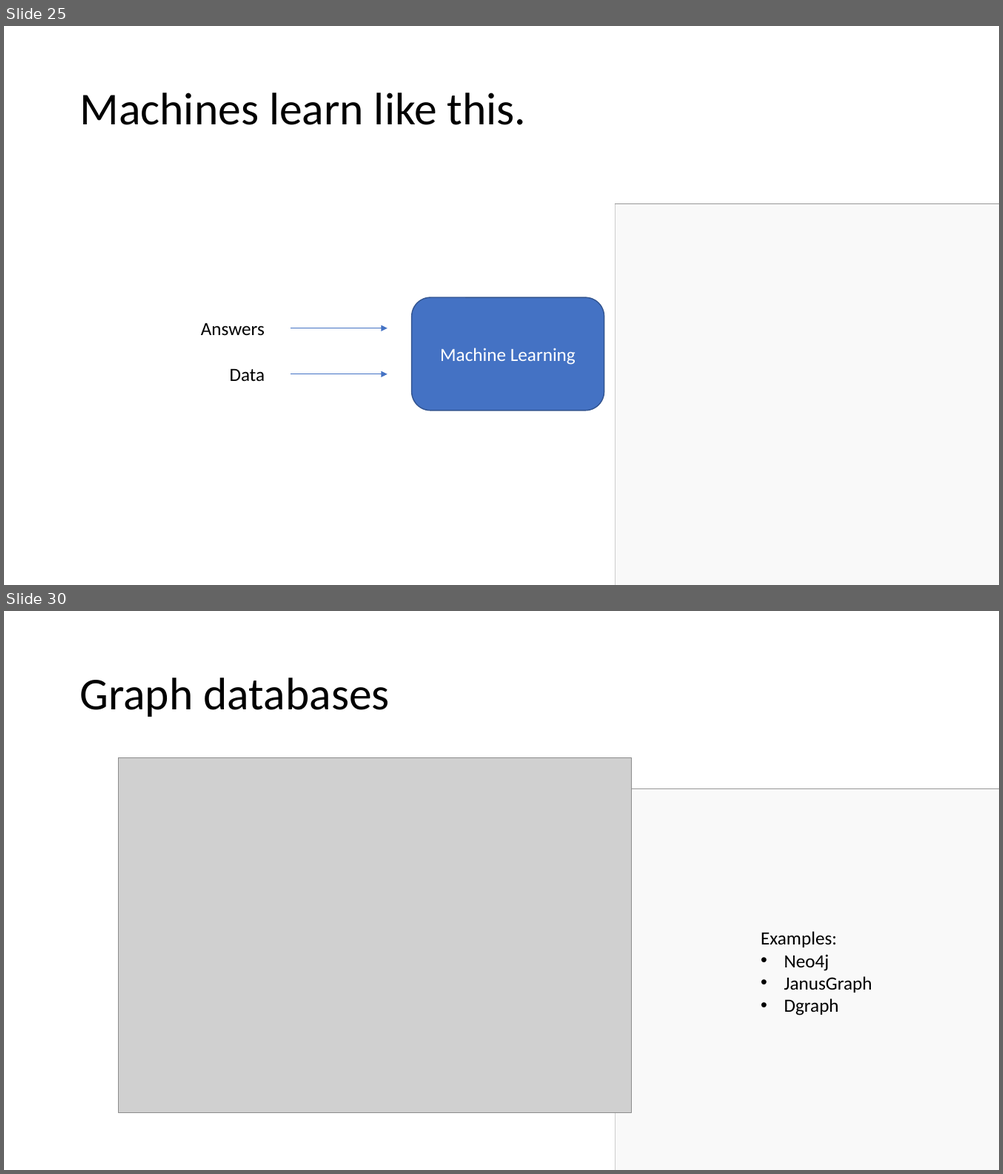
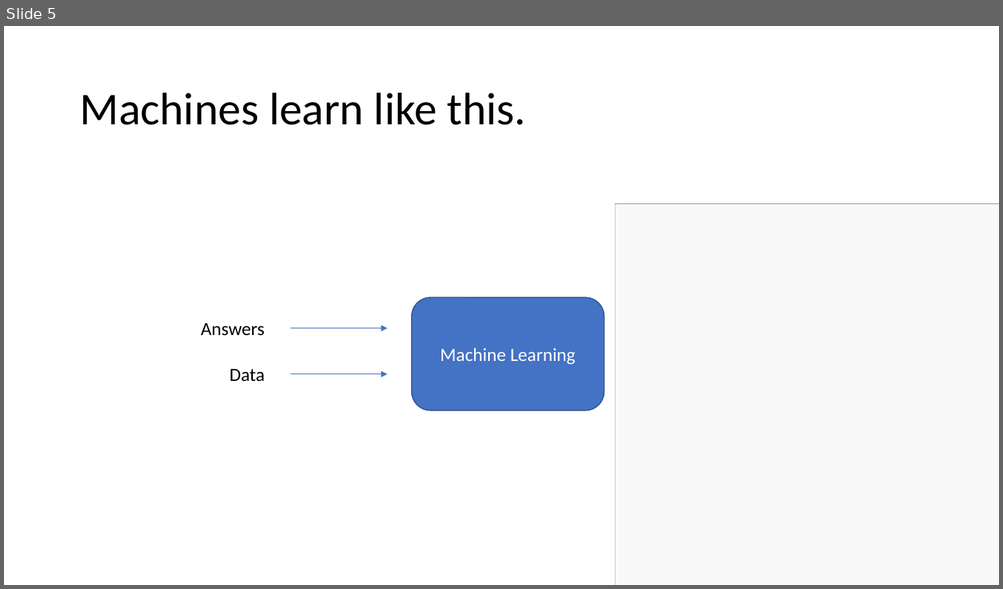
Before and after one commit to mikkelvalentinsorensen/MikValSor.GraphDBIntroTalk, a slide deck: Presentation.pptx. Shown one above the other, each under a label of ours: slides 25 and 30 before the commit, slide 5 after it; the slides between them are not shown. The pictures are 1003x1174 and 1003x589 pixels, drawn with LibreOffice and Linux fonts; fonts in the diff are those of the drawing; grey boxes stand for pictures. Boxes give left, top, right and bottom in pixels: in the first picture for what was removed or moved away, otherwise in the second. Text is boxed around its words. In the diff, an @@ line names an element or a change of style, - is before the commit and + after.

```diff
--- a/Presentation.pptx
+++ b/Presentation.pptx
@@ slide 30 removed at bbox=[4, 611, 999, 1170], background #FFFFFF @@
@@ title removed at bbox=[79, 678, 390, 717] @@
-Graph databases
@@ picture removed at bbox=[118, 758, 631, 1113] @@
@@ picture removed at bbox=[615, 789, 999, 1170] @@
@@ rectangle removed at bbox=[615, 789, 999, 1170] @@
@@ text removed at bbox=[760, 931, 872, 1016] @@
-Examples:
-• Neo4j
-• JanusGraph
-• Dgraph
@@ what was slide 25 is now slide 5 @@
```
Also in this commit, not shown: 2 slides changed, 2 other slides removed, 1 other file.
